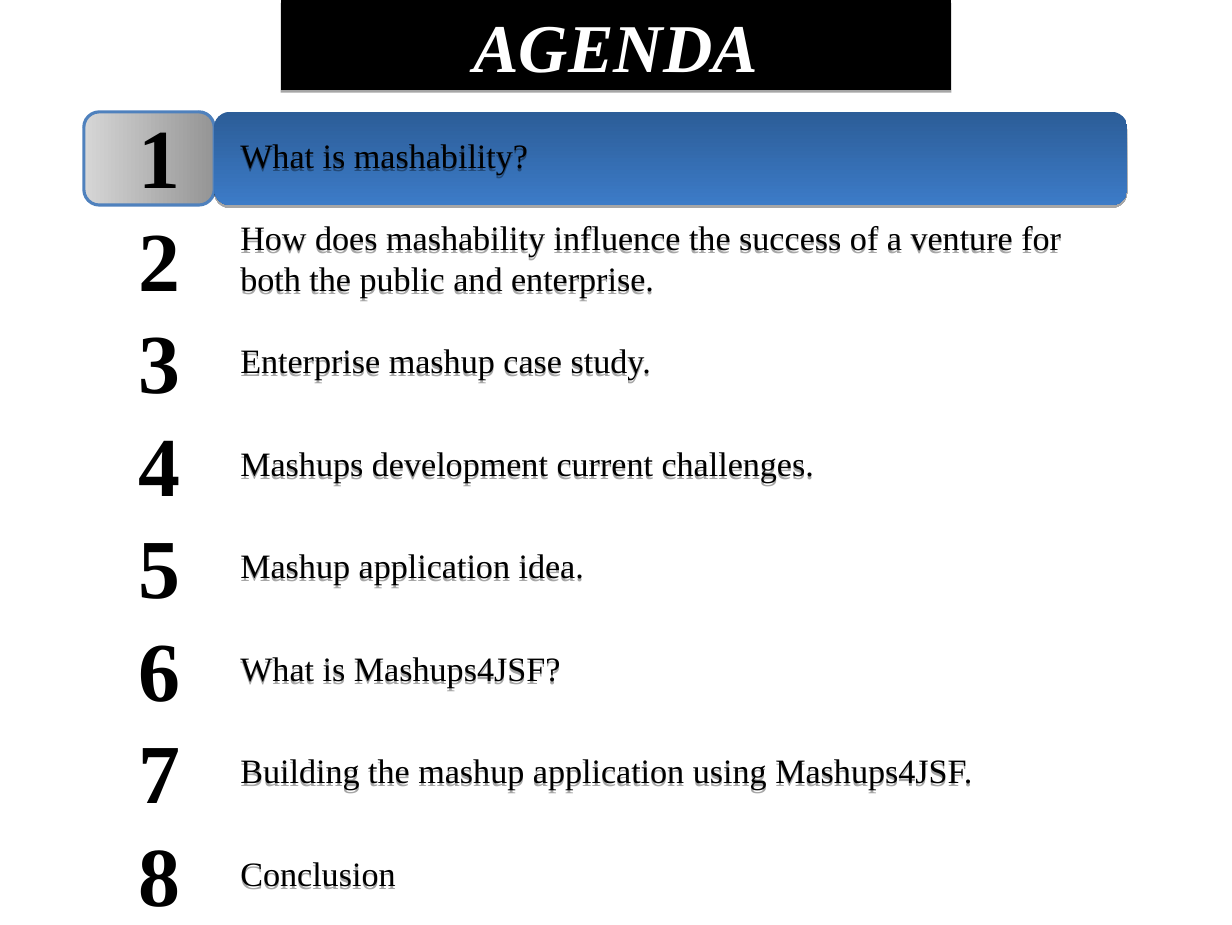
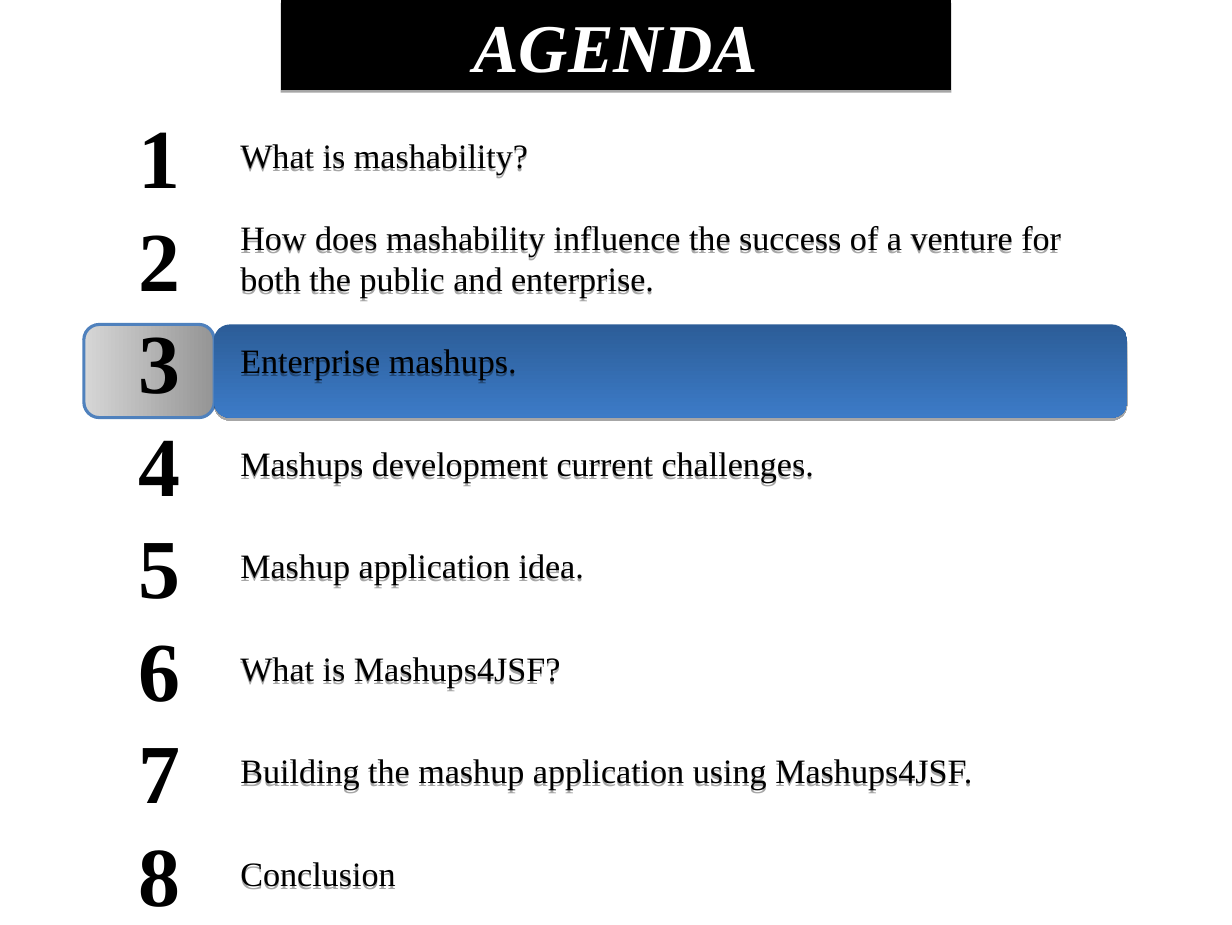
Before and after one commit to demo007/mashups4jsf, a slide deck: slide 9 of overview-architecture/JavaOne-2010/S314070_BURNS_SALEH_MASHUPS.odp (slide 6 before the commit). Drawn at 1232x925 pixels with LibreOffice and Linux fonts; fonts in the diff are those of the drawing. Boxes give left, top, right and bottom in pixels: in the first picture for what was removed or moved away, otherwise in the second. Text is boxed around its words. In the diff, an @@ line names an element or a change of style, - is before the commit and + after.

```diff
--- a/overview-architecture/JavaOne-2010/S314070_BURNS_SALEH_MASHUPS.odp
+++ b/overview-architecture/JavaOne-2010/S314070_BURNS_SALEH_MASHUPS.odp
@@ freeform shape: place and size @@
-freeform shape at bbox=[84, 112, 215, 205]
+freeform shape at bbox=[84, 324, 215, 417]
@@ freeform shape: place and size @@
-freeform shape at bbox=[215, 112, 1128, 205]
+freeform shape at bbox=[215, 324, 1128, 417]
@@ text in free at bbox=[240, 349, 517, 383]: text changed @@
-Enterprise mashup case study.
+Enterprise mashups.
```
Also in this commit, not shown: 11 other slides changed, 3 slides added, 2 slides removed.
